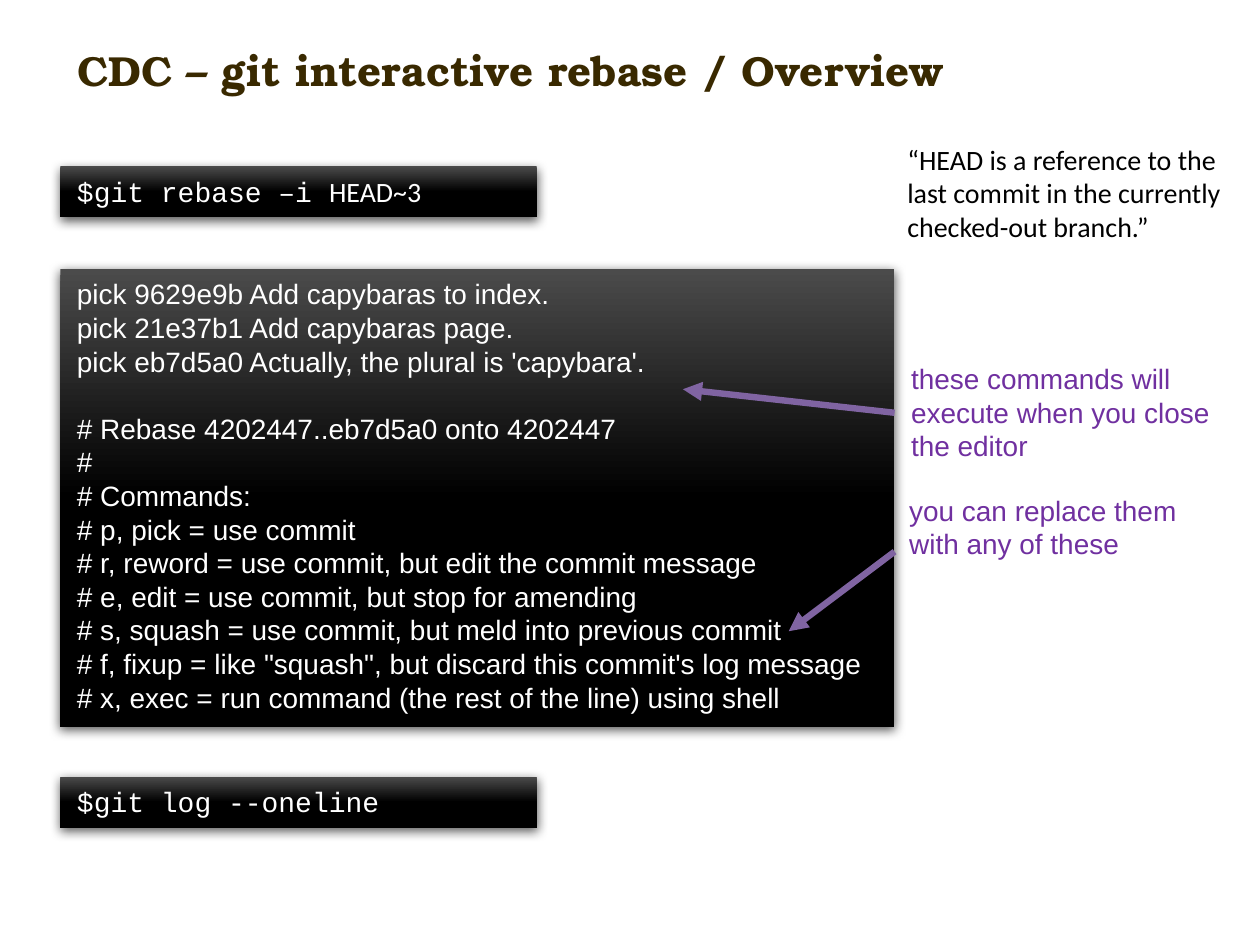
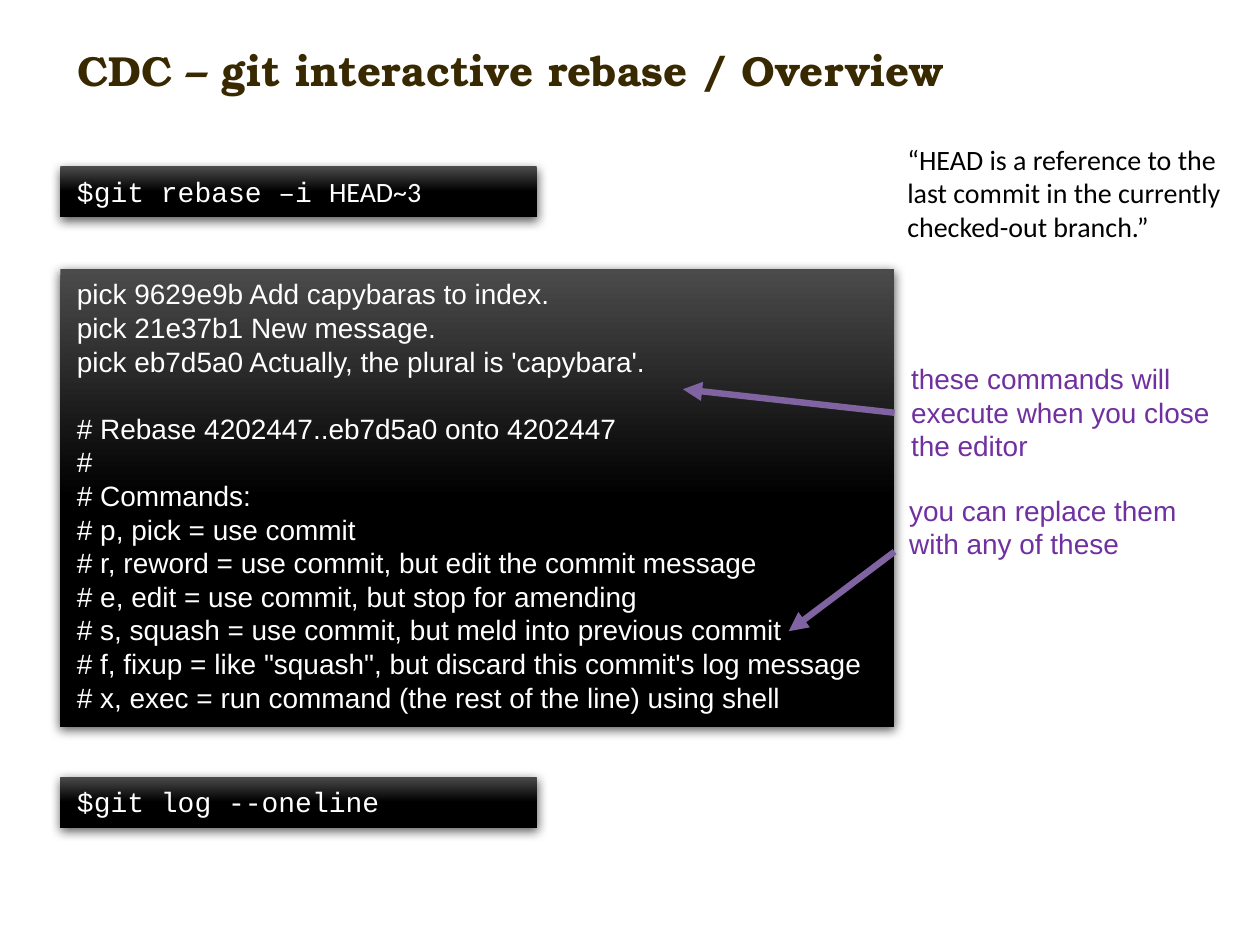
Before and after one commit to carlmitrais/wisdom, a slide deck: slide 7 of cdc_git_ws2.pptx. Drawn at 1260x945 pixels with LibreOffice and Linux fonts; fonts in the diff are those of the drawing; background and template pictures are left out. Boxes give left, top, right and bottom in pixels: in the first picture for what was removed or moved away, otherwise in the second. Text is boxed around its words. In the diff, an @@ line names an element or a change of style, - is before the commit and + after.

```diff
--- a/cdc_git_ws2.pptx
+++ b/cdc_git_ws2.pptx
@@ text in rectangle at (x1=77, y1=317, x2=436, y2=343): text changed @@
-pick 21e37b1 Add capybaras page.
+pick 21e37b1 New message.
```
Also in this commit, not shown: 3 other slides changed.
